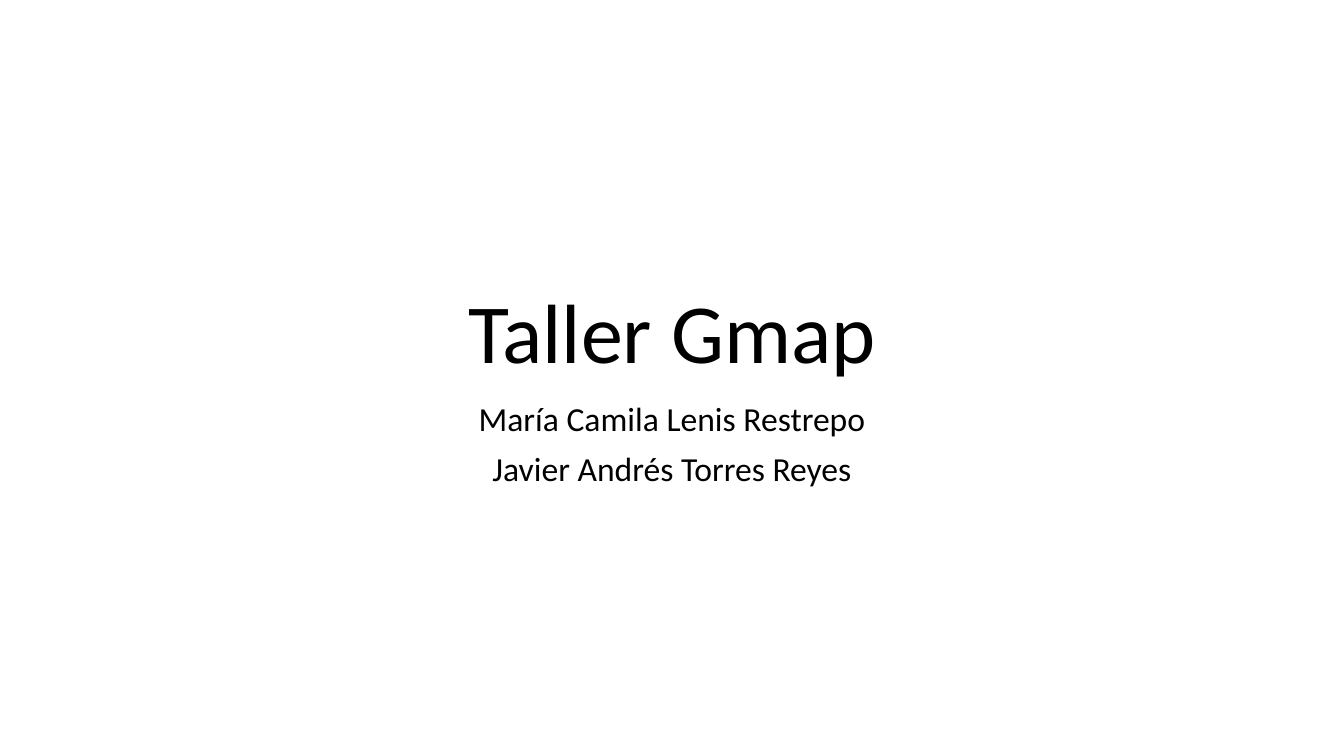
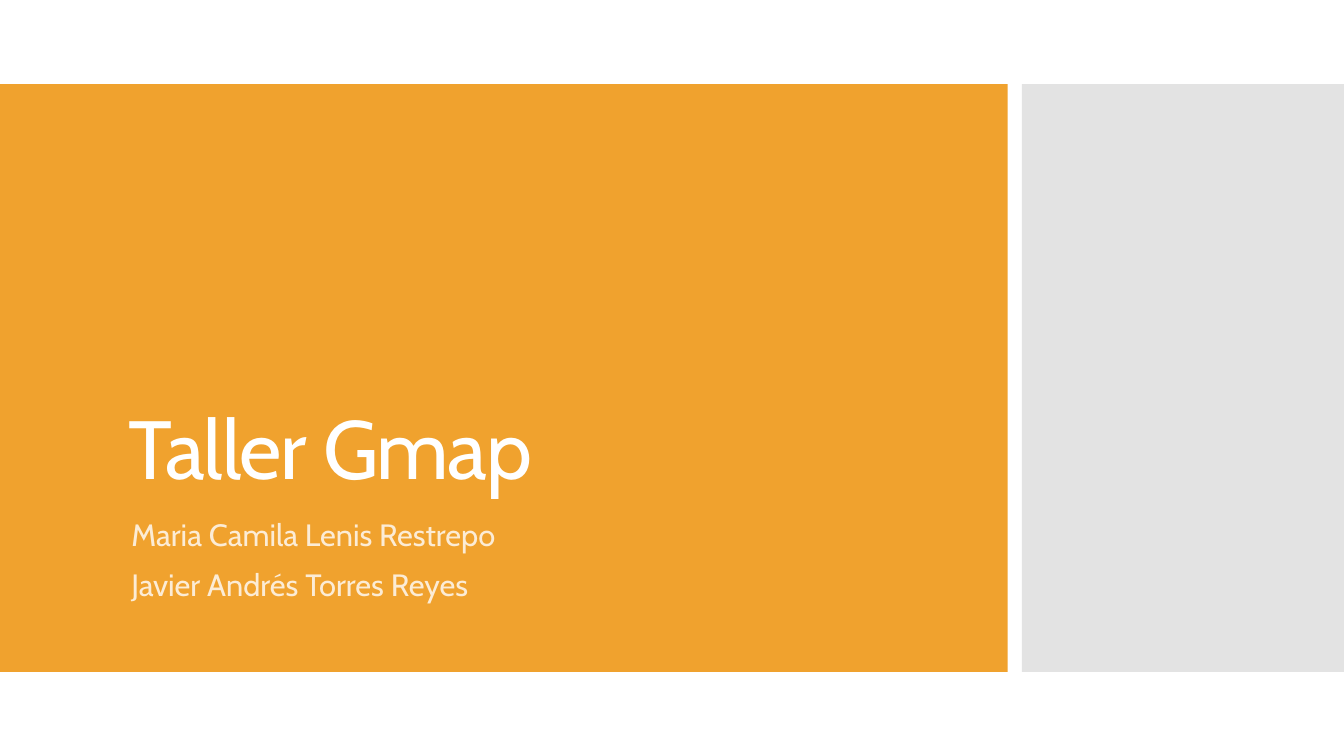
Before and after one commit to camilaleniss/TallerGMap, a slide deck: slide 1 of Presentación Taller GMap.pptx. Drawn at 1344x756 pixels with LibreOffice and Linux fonts; fonts in the diff are those of the drawing. Boxes give left, top, right and bottom in pixels: in the first picture for what was removed or moved away, otherwise in the second. Text is boxed around its words. In the diff, an @@ line names an element or a change of style, - is before the commit and + after.

Commit message:
Presentación

```diff
--- a/Presentación Taller GMap.pptx
+++ b/Presentación Taller GMap.pptx
@@ rectangle added at [0,84,1008,671], fill #F0A22E @@
@@ rectangle added at [1022,84,1344,671], fill #C8C8C8 at 50% opacity @@
@@ title "Taller Gmap": place and size @@
-title "Taller Gmap" at [468,304,875,377]
+title "Taller Gmap" at [128,417,532,496]
@@ title "Taller Gmap" at [128,417,532,496]: size 60 to 59 pt, font Calibri to Cabin, text colour #000000 to #FFFFFF, letter spacing 0 to -1 pt; alignment centre to left @@
@@ subtitle "Maria Camila Lenis Restrepo": place and size @@
-subtitle "Maria Camila Lenis Restrepo" at [479,407,865,487]
+subtitle "Maria Camila Lenis Restrepo" at [131,523,495,603]
@@ subtitle at [131,523,495,553]: text changed; size 24 to 22 pt; font Calibri to Cabin; text colour #000000 to #FCECD5 @@
-María Camila Lenis Restrepo
+Maria Camila Lenis Restrepo
@@ subtitle at [131,573,468,603]: size 24 to 22 pt, font Calibri to Cabin, text colour #000000 to #FCECD5 in "Javier Andrés Torres Reyes"; alignment centre to left; more space between paragraphs @@
```
Also in this commit, not shown: 5 slides added, 2 other files.
